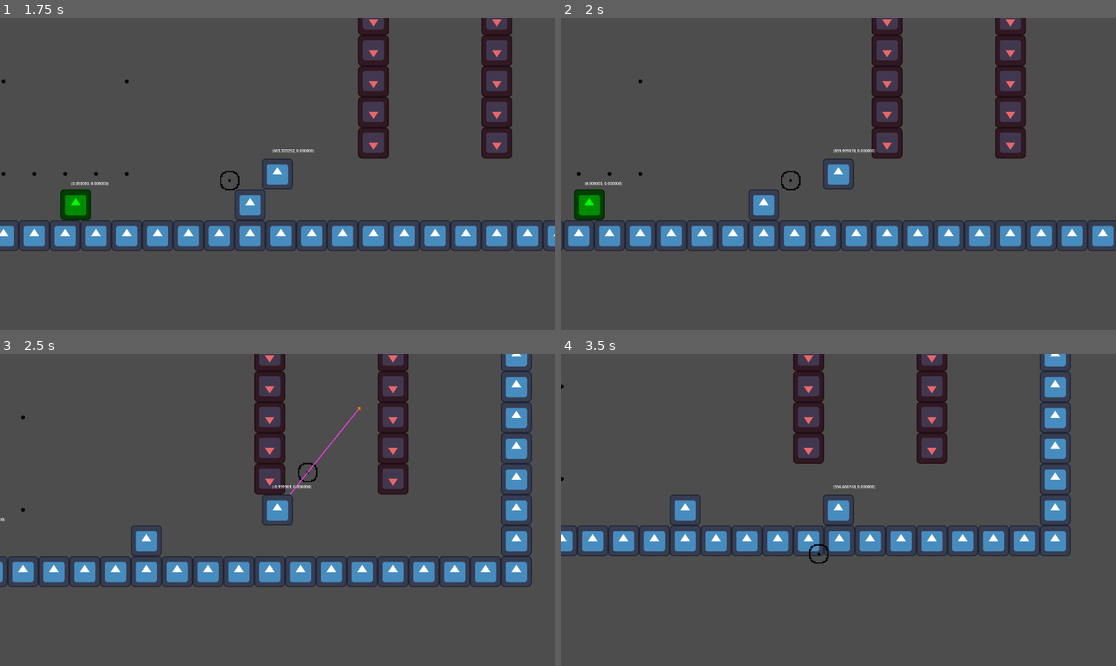
Above: before the commit, frames 1-4 (two rows, left to right).
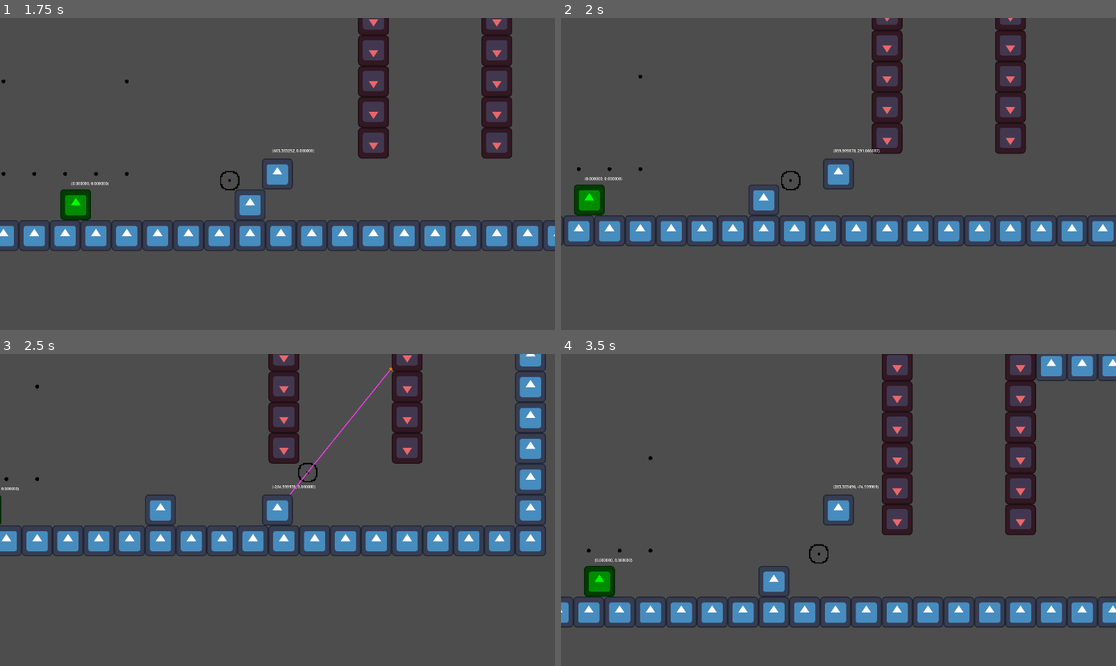
Above: after the commit, the same moments.

Repository: CWmain/ParryPlatformer
Game: Godot game, scene res://levels/test_level.tscn
Same seed, same stepped clock (60 frames per second), same inputs: the game is played once before the commit and once after it. The engine's default icon, where the game draws it, is replaced by a stand-in: a white triangle on a blue panel in a dark square.
Inputs (mouse positions are in pixels of both pictures, inside the frame that each line leads up to):
- Up to frame 1 (1.75 s): move the mouse to (399, 158) at 0.52 s; hold Right mouse button (grapple) 0.53-1.28 s; hold Right (right) from 0.53 s (still down); tap W (jump) at 0.77, 1.52 s; move the mouse to (166, 189) at 1.27 s; right-click (166, 189) at 1.35 s
- Up to frame 2 (2 s): keep holding Right (right)
- Up to frame 3 (2.5 s): move the mouse to (333, 441) at 2.02 s; release Right (right) at 2.03 s; hold A (left) from 2.03 s (still down); hold Right mouse button (grapple) from 2.03 s (still down)
- Up to frame 4 (3.5 s): move the mouse to (810, 572) at 2.77 s; release A (left) at 2.78 s; release Right mouse button (grapple) at 2.78 s; hold Right (right) from 2.78 s (still down); right-click (810, 572) at 2.85 s; tap W (jump) at 3.02 s

Frame 1 is identical in both runs. In frame 2, 6.8% of the frame differs, in the area x 0-100%, y 0-75%; in frame 3, 18%; in frame 4, 21%, in the area x 0-100%, y 0-88%.

Commit message:
Removed redundant code, turning on one-shot removes the need to stop the timer in code

Diff:
--- a/objects/player.tscn
+++ b/objects/player.tscn
@@ -54,11 +54,10 @@
 offset_bottom = -85.0
 
 [node name="coyoteTime" type="Timer" parent="."]
-wait_time = 10.0
+wait_time = 0.1
 one_shot = true
 
 [connection signal="body_entered" from="WallJumpDetection/WallJumpDetectorRight" to="." method="_on_wall_jump_detector_right_body_entered"]
 [connection signal="body_exited" from="WallJumpDetection/WallJumpDetectorRight" to="." method="_on_wall_jump_detector_right_body_exited"]
 [connection signal="body_entered" from="WallJumpDetection/WallJumpDetectorLeft" to="." method="_on_wall_jump_detector_left_body_entered"]
 [connection signal="body_exited" from="WallJumpDetection/WallJumpDetectorLeft" to="." method="_on_wall_jump_detector_left_body_exited"]
-[connection signal="timeout" from="coyoteTime" to="." method="_on_coyote_time_timeout"]
